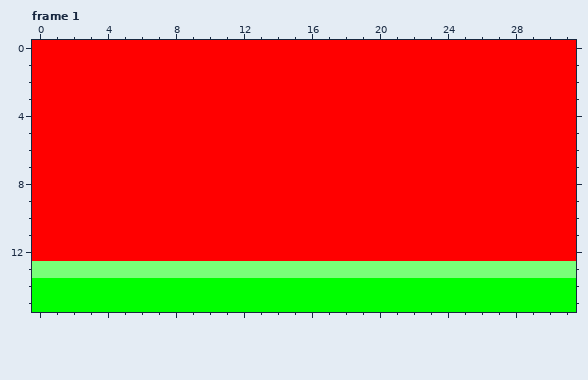
File history of a pixel-art file, src/assets/home.aseprite. The picture above is the old version.
32x16 pixels, 5 frames. Shown: frame 1. The commit also changed other frames, which this record leaves out.
Once edited:
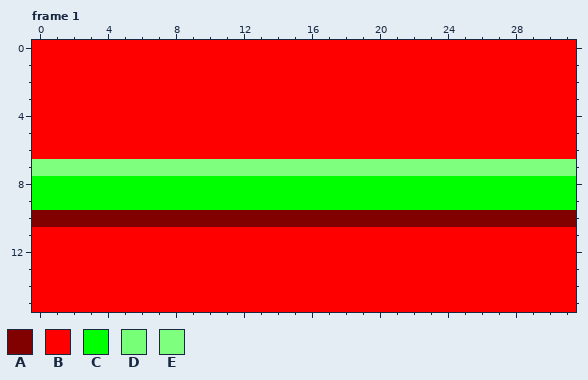
Palette (. is transparent): A #810000  B #ff0000  C #00ff00  D #78ff78  E #7eff7e
Change:
layer "center" now shown
layer "roof" now shown
layer "lighting.roof" now shown
--- frame 1, layers "lighting.roof", "roof"
@@ x 0..31 @@
  6 BBBBBBBBBBBBBBBBBBBBBBBBBBBBBBBB
- 7 BBBBBBBBBBBBBBBBBBBBBBBBBBBBBBBB
- 8 BBBBBBBBBBBBBBBBBBBBBBBBBBBBBBBB
- 9 BBBBBBBBBBBBBBBBBBBBBBBBBBBBBBBB
-10 BBBBBBBBBBBBBBBBBBBBBBBBBBBBBBBB
+ 7 EEEEEEEEEEEEEEEEEEEEEEEEEEEEEEEE
+ 8 CCCCCCCCCCCCCCCCCCCCCCCCCCCCCCCC
+ 9 CCCCCCCCCCCCCCCCCCCCCCCCCCCCCCCC
+10 AAAAAAAAAAAAAAAAAAAAAAAAAAAAAAAA
 11 BBBBBBBBBBBBBBBBBBBBBBBBBBBBBBBB
 12 BBBBBBBBBBBBBBBBBBBBBBBBBBBBBBBB
-13 DDDDDDDDDDDDDDDDDDDDDDDDDDDDDDDD
-14 CCCCCCCCCCCCCCCCCCCCCCCCCCCCCCCC
-15 CCCCCCCCCCCCCCCCCCCCCCCCCCCCCCCC
+13 BBBBBBBBBBBBBBBBBBBBBBBBBBBBBBBB
+14 BBBBBBBBBBBBBBBBBBBBBBBBBBBBBBBB
+15 BBBBBBBBBBBBBBBBBBBBBBBBBBBBBBBB
